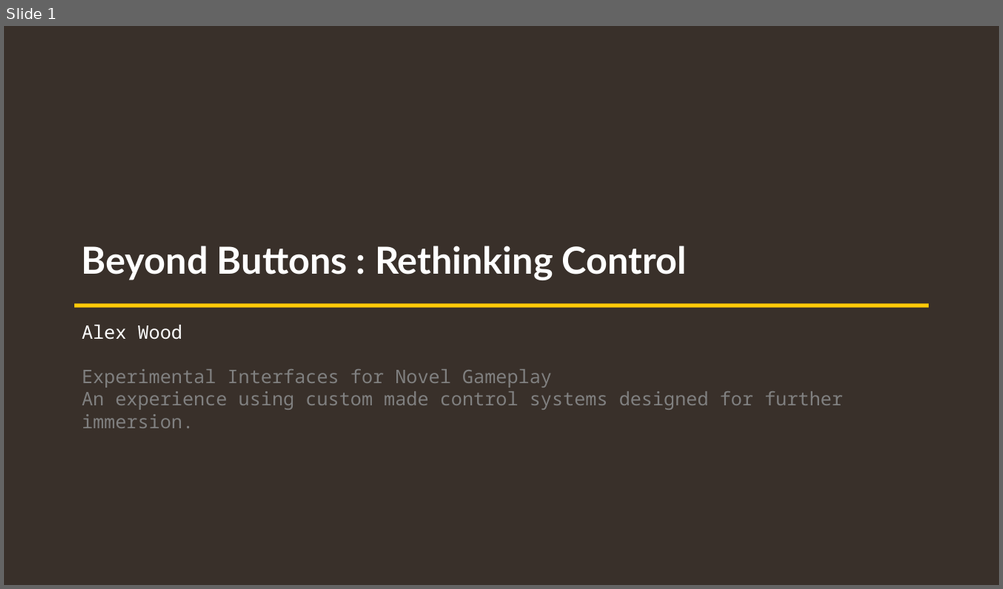
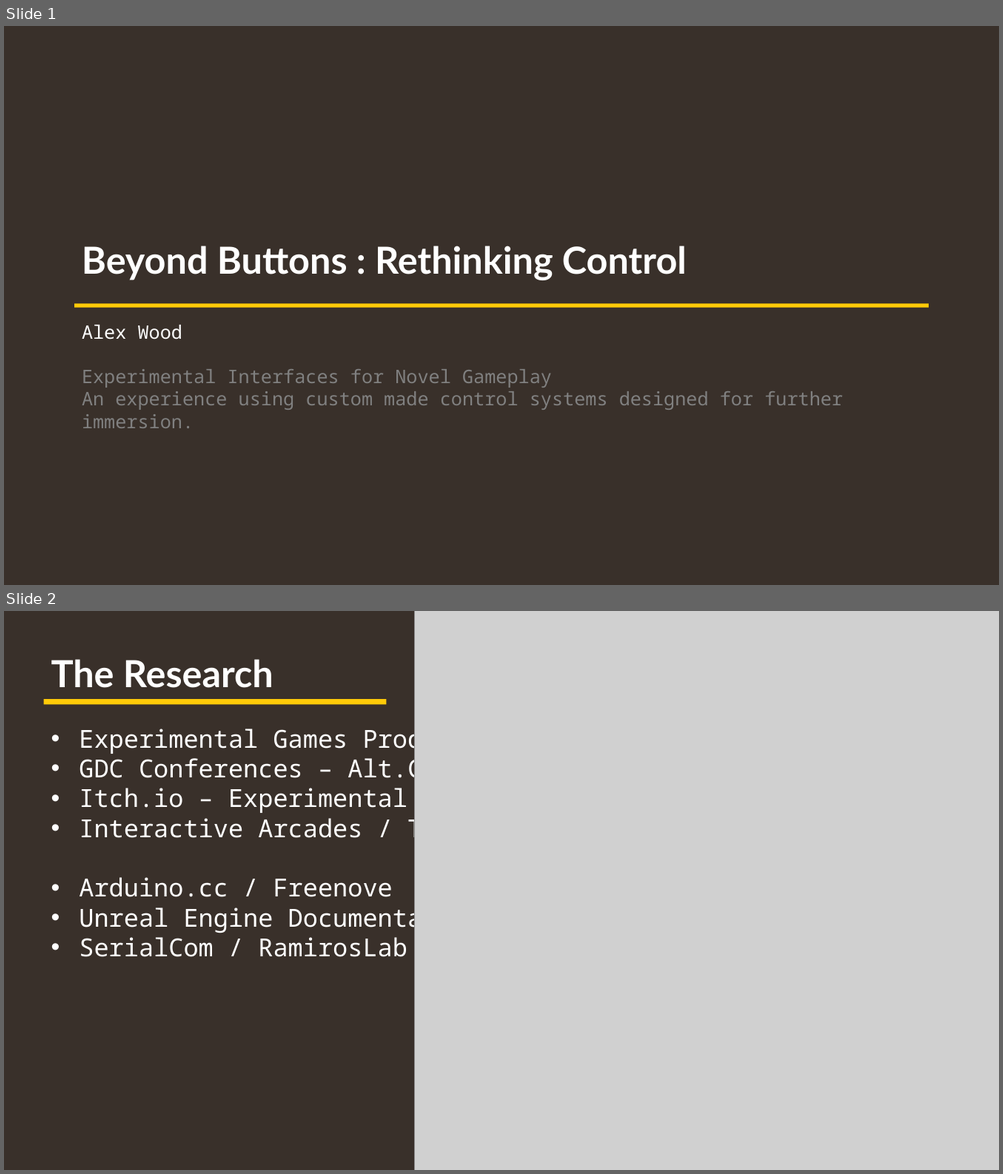
Before and after one commit to Astarrix/Beyond-Buttons, a slide deck: Project/FYP Presentation.pptx. Shown one above the other, each under a label of ours: slide 1 before the commit, slides 1 and 2 after it. The pictures are 1003x589 and 1003x1174 pixels, drawn with LibreOffice and Linux fonts; fonts in the diff are those of the drawing; grey boxes stand for pictures. Boxes give left, top, right and bottom in pixels: in the first picture for what was removed or moved away, otherwise in the second. Text is boxed around its words. In the diff, an @@ line names an element or a change of style, - is before the commit and + after.

```diff
--- a/Project/FYP Presentation.pptx
+++ b/Project/FYP Presentation.pptx
@@ slide 2 added at (4,611,999,1170), background #39302A @@
@@ picture added at (415,611,999,1170) @@
@@ text added at (51,659,273,688), 36 pt, text #FFFFFF, bold @@
+The Research
@@ rectangle added at (43,699,386,704), fill #FFCA08 @@
@@ text added at (79,724,526,957), 24 pt, text #FFFFFF @@
+• Experimental Games Production
+• GDC Conferences – Alt.CTRL.GDC
+• Itch.io – Experimental
+• Interactive Arcades / T.N.V.M
+• Arduino.cc / Freenove
+• Unreal Engine Documentation
+• SerialCom / RamirosLab
```
Also in this commit, not shown: 3 slides changed, 6 other slides added, 44 other files.
